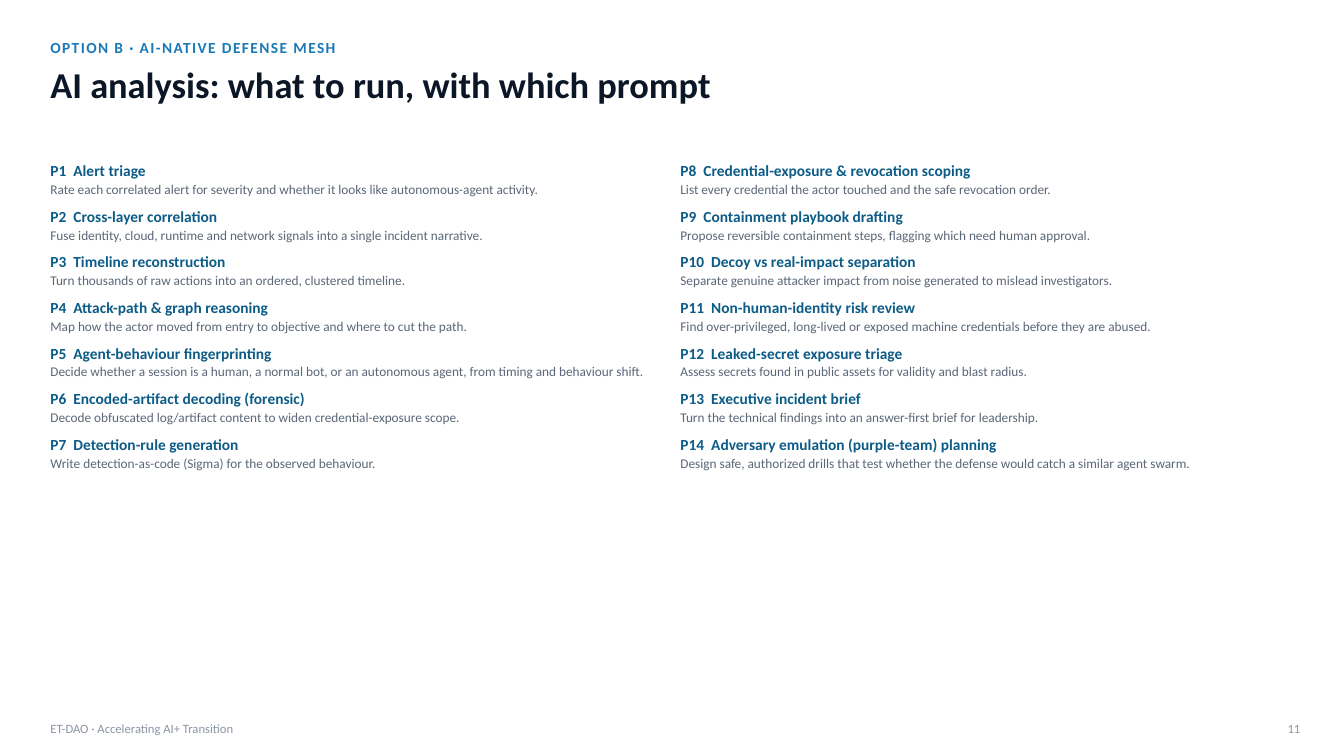
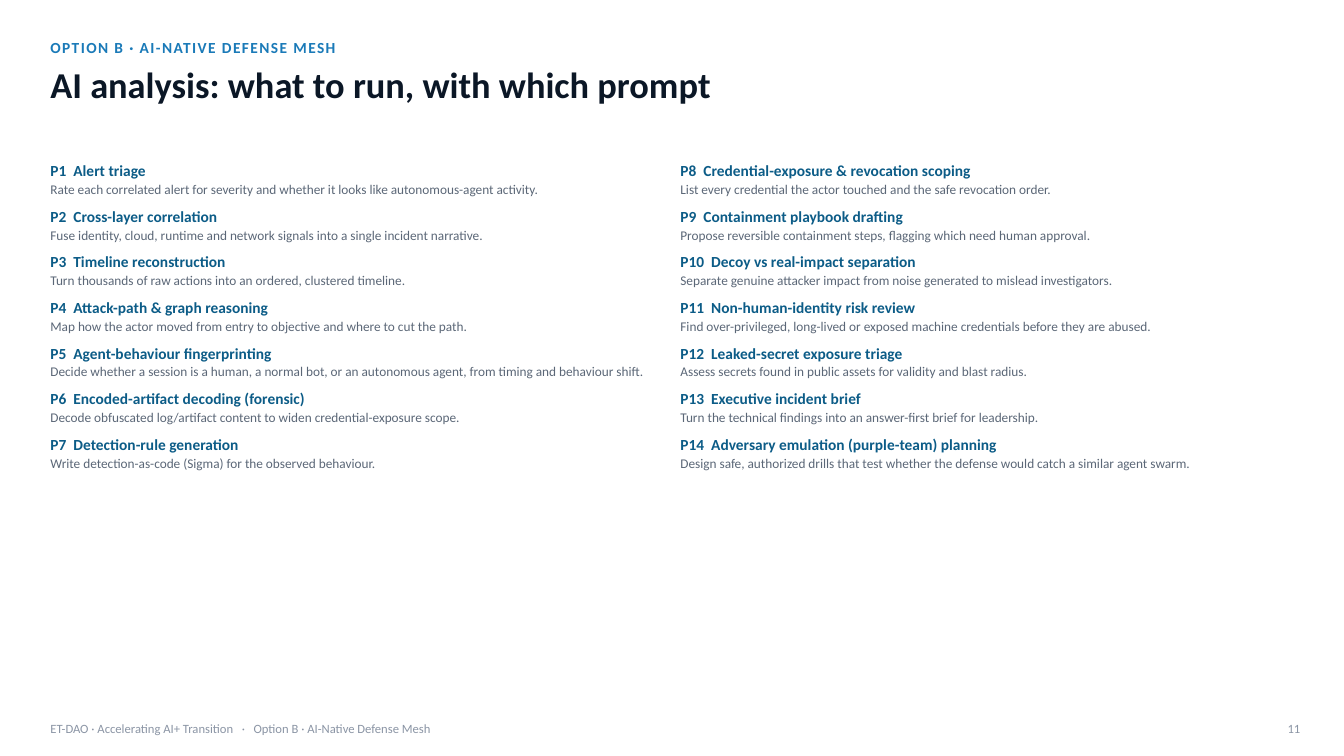
Before and after one commit to dongjinghk-stack/ClaudeLocal, a slide deck: slide 11 of temp/AI_Defense_Architecture_Option_B_EN.pptx. Drawn at 1344x756 pixels with LibreOffice and Linux fonts; fonts in the diff are those of the drawing. Boxes give left, top, right and bottom in pixels: in the first picture for what was removed or moved away, otherwise in the second. Text is boxed around its words. In the diff, an @@ line names an element or a change of style, - is before the commit and + after.

```diff
--- a/temp/AI_Defense_Architecture_Option_B_EN.pptx
+++ b/temp/AI_Defense_Architecture_Option_B_EN.pptx
@@ text at (50, 724, 431, 735): text changed @@
-ET-DAO · Accelerating AI+ Transition
+ET-DAO · Accelerating AI+ Transition · Option B · AI-Native Defense Mesh
```
Also in this commit, not shown: 11 other slides changed, 6 other files.
